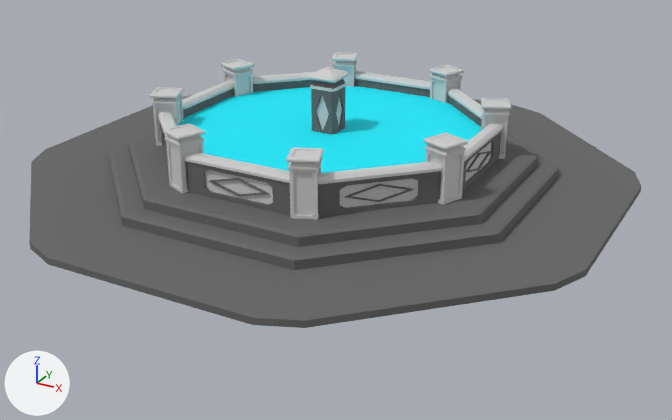
The FBX model Assets/Imported Assets/Polylised - Medieval Desert City/Models/Props/fountain_b.FBX as it was, and as the next commit left it.
The view is the same before and after, from a 50 mm camera at (13.13, -23.4, 10.3) aimed at (0.63, -0.66, -1.07). The lights are fixed; the arrows at lower left show +X, +Y and +Z. The first picture is the older version. Objects named as collision shapes, trigger or cutter boxes, shadow casters or lower levels of detail are left out.

Objects in the first picture: 'fountain_b_LOD0'.
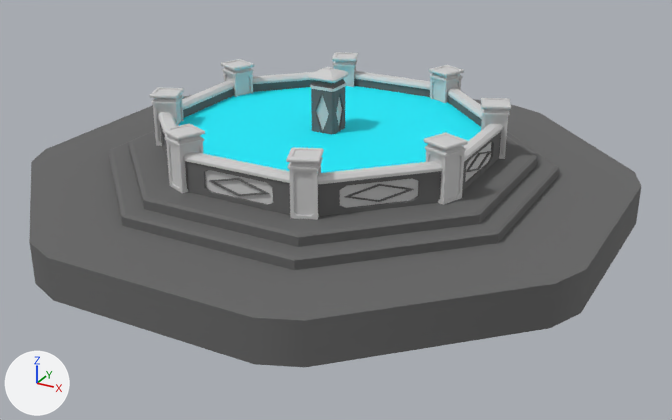
The edits, one by one:
me_mesh_007 is used by ob_fountain_b_lod0; location (0.0, 0.0, 0.0).
me_mesh_007 had 1842 vertices, 3296 faces and spanned x -8.8..8.8, y -8.8..8.8, z -0.2..3.1.
me_mesh_007 now has 1826 vertices, 3256 faces and spans x -8.8..8.8, y -8.8..8.8, z -1.2..3.1.
Part 1, on me_mesh_007:
32 vertices are removed from x -8.8..8.8, y -8.8..8.8, z -0.2.
72 faces are deleted.
16 new vertices lie (0.0, 0.0, -1.2) away from vertices in x -8.8..8.8, y -8.8..8.8, z 0.0.
32 new faces join them, mat_wall_0_001 (dark grey #666666).

Location of each change, [x1, y1, x2, y2] in pixels of the pictures (672 x 420 px):
'fountain_b_LOD0', reshaped (14% taller)
    before: [29, 52, 641, 328]
    after: [29, 52, 641, 367]
part 1 of me_mesh_007, built on
    before: [29, 187, 641, 328]
    after: [29, 187, 641, 367]
